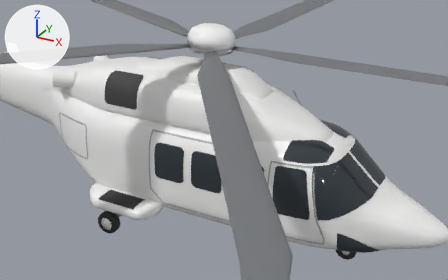
An edit to the glTF model flightsim/viewer/models/aw139.glb, drawn before and after from the same camera.
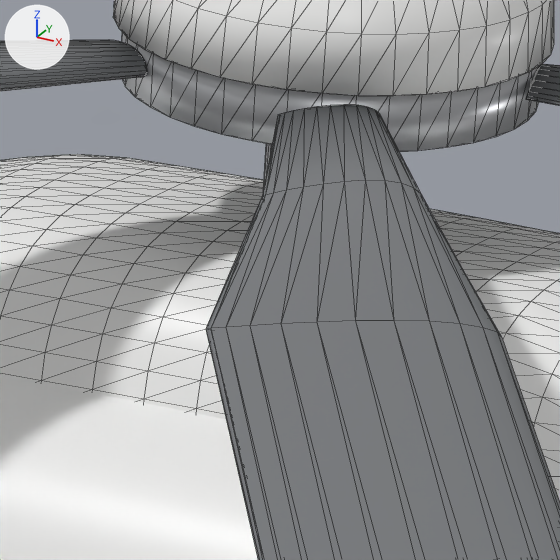
Each version appears first from a 50 mm camera at (5.58, -9.58, 6.52) aimed at (0.53, -0.41, 1.94), and next in a close-up on the part from 39% to 53% of the width and 14% to 36% of the height. Every picture has the same lights, and +X, +Y and +Z are marked at upper left. The older version's two pictures come first. The close-ups show mesh edges as thin lines.

Names of what the first close-up shows: 'AW139_Cowling', 'AW139_HubCap', 'AW139_HubPlate', 'AW139_MainBlade0', 'AW139_MainBlade3', 'AW139_MainBlade4', 'AW139_MastFairing' and 1 more.
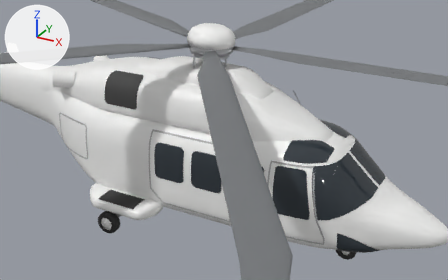
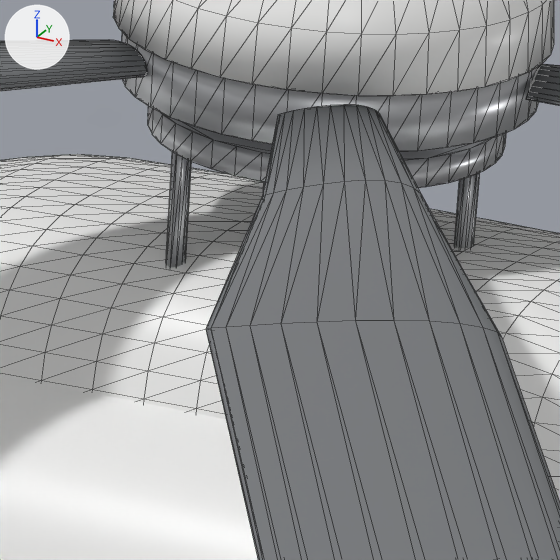
What differs and where, as boxes (x1, y1, x2, y2) in the close-ups (560 x 560 px):
'AW139_Swashplate', added
    after: (148, 106, 507, 188)
'AW139_SwashRod2', added
    after: (166, 152, 192, 267)
'AW139_SwashRod0', added
    after: (454, 172, 480, 248)

Patch to the scene script:
```diff
--- a/flightsim/viewer/models/aw139.glb.py
+++ b/flightsim/viewer/models/aw139.glb.py
@@ me_aw139_swashrod2 @@
+me_aw139_swashrod2.from_pydata(...)  # 20 vertices, 36 faces; spans x -0.179..-0.118, y -0.306..-0.266, z 3.163..3.425
+me_aw139_swashrod2.materials.append(mat_aw139_metal)  # light grey #c4c5c8
@@ me_aw139_swashrod0 @@
+me_aw139_swashrod0.from_pydata(...)  # 20 vertices, 36 faces; spans x 0.314..0.375, y -0.02..0.02, z 3.119..3.382
+me_aw139_swashrod0.materials.append(mat_aw139_metal)  # light grey #c4c5c8
@@ me_aw139_swashplate @@
+me_aw139_swashplate.from_pydata(...)  # 80 vertices, 156 faces; spans x -0.332..0.39, y -0.36..0.36, z 3.367..3.49
+me_aw139_swashplate.materials.append(mat_aw139_metal)  # light grey #c4c5c8
@@ ob_aw139_swashrod2 @@
+ob_aw139_swashrod2 = bpy.data.objects.new('AW139_SwashRod2', me_aw139_swashrod2)
+ob_aw139_swashrod2.location = (0.0, 0.0, 0.0)
@@ ob_aw139_swashrod0 @@
+ob_aw139_swashrod0 = bpy.data.objects.new('AW139_SwashRod0', me_aw139_swashrod0)
+ob_aw139_swashrod0.location = (0.0, 0.0, 0.0)
@@ ob_aw139_swashplate @@
+ob_aw139_swashplate = bpy.data.objects.new('AW139_Swashplate', me_aw139_swashplate)
+ob_aw139_swashplate.location = (0.0, 0.0, 0.0)
```
